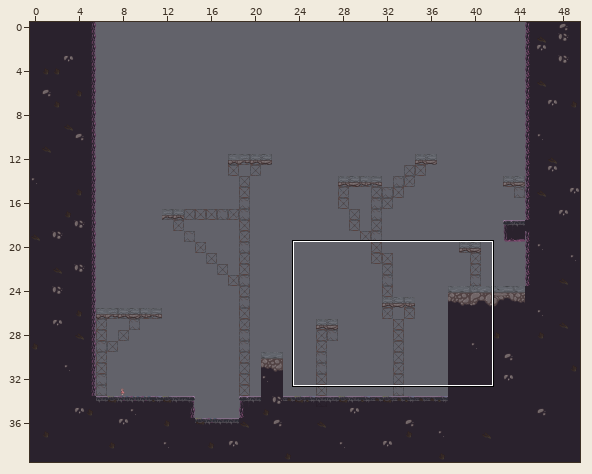
A Tiled map (JSON) gets an edit: Eudaemon/assets/levels/level3.json. The picture above shows the old version from afar; the outline marks the close-up.
Close-up. Old version:
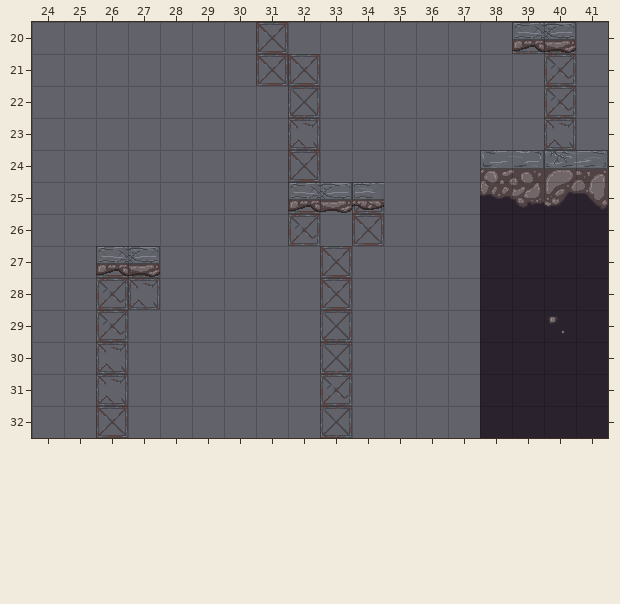
Cells are 32x32 px. Shown: x 24..41, y 20..32. The commit also changed other parts of the map, which this record leaves out.
Once edited:
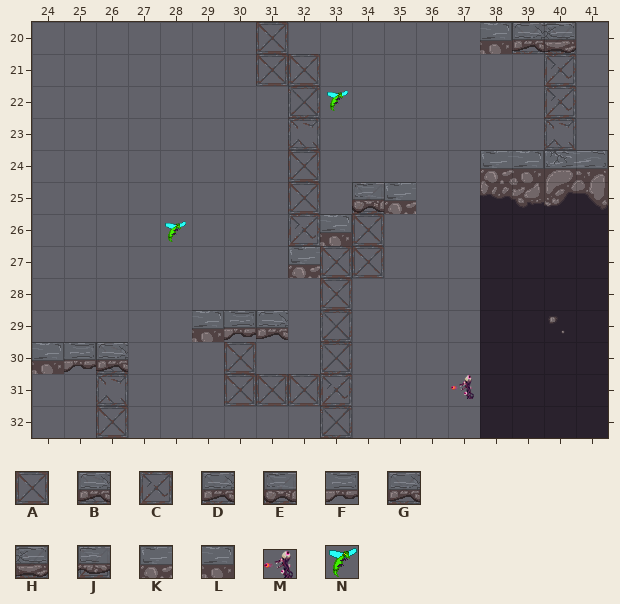
Key: from "Eudaemon Tilleset": A 19 "Scaffolding1x1A", B 20 "Scaffolding1x1B", C 21 "Scaffolding1x1C", D 22 "Scaffolding1x1D", E 25 "ConcreteNoBottom2x1_1A", F 26 "ConcreteNoBottom2x1_2A", G 27 "ConcreteNoBottom2x1_1B", H 28 "ConcreteNoBottom2x1_2B", J 29 "ConcreteNoBottom2x1_1C", K 31 "ConcreteDirtBottom2x2_1A", L 32 "ConcreteDirtBottom2x2_2A", M 85 "projectile", N 88 "fly".
_ is an empty cell.
Objects are placed by their top-left corner, in cells (3,4 is the top-left corner of cell 3,4); size is 1x1 cell unless given.
See-through tiles are keyed as they look on the map.
The exact change:
Layer "TileLayerBG":
The author put tile A in row 27 at x 34; in row 30 at x 30; in row 31 at x 30 to 32.
The author cleared tile A in row 27 at x 26.
The author cleared tile B in row 28 at x 27.
The author cleared tile C in rows 28 to 29 at x 26.
The author cleared tile D in row 27 at x 27.
Layer "TileLayerFG":
Tile J becomes tile E in row 25 at x 34.
The author put tile F in row 29 at x 30; in row 30 at x 25.
The author put tile G in row 29 at x 31; in row 30 at x 26.
The author put tile K in row 25 at x 35; in row 27 at x 32.
The author put tile L in row 20 at x 38; in row 26 at x 33; in row 29 at x 29; in row 30 at x 24.
The author cleared tile G in row 25 at x 32; in row 27 at x 26.
The author cleared tile H in row 25 at x 33; in row 27 at x 27.
Layer "ObjectLayer":
A new object: N "Fly" at 33.2,22.1 size 0.8x0.7.
A new object: N "Fly" at 28.1,26.2 size 0.8x0.7.
A new object: M "Projectile" at 37.1,31 size 0.8x0.8.
Boxes around the changes in both close-ups, in picture pixels (x1, y1, x2, y2):
added: (480, 22, 512, 54)
added: (327, 90, 348, 111)
changed: (288, 182, 416, 278)
added: (165, 221, 186, 242)
changed: (32, 246, 160, 374)
added: (192, 310, 320, 406)
added: (451, 375, 474, 399)
